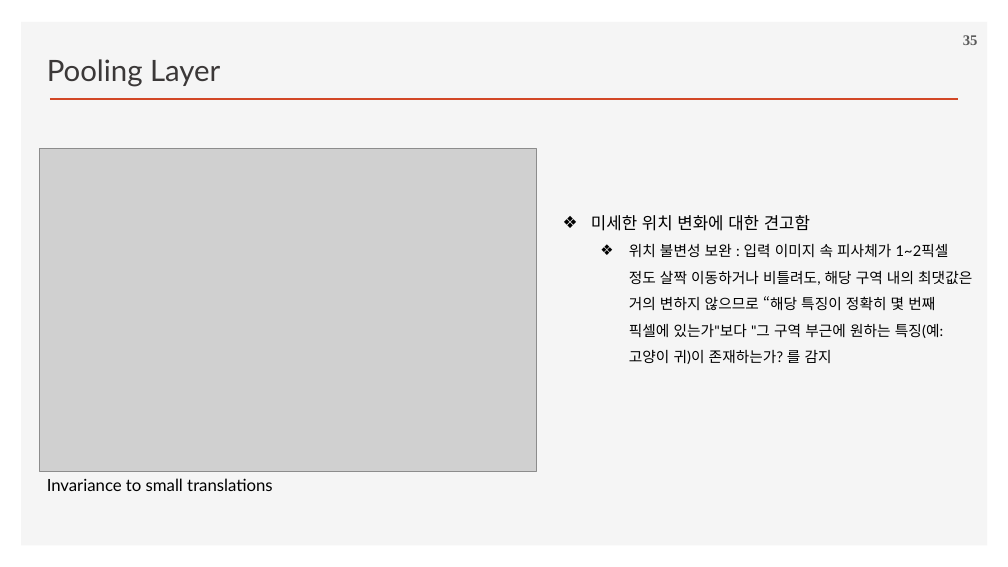
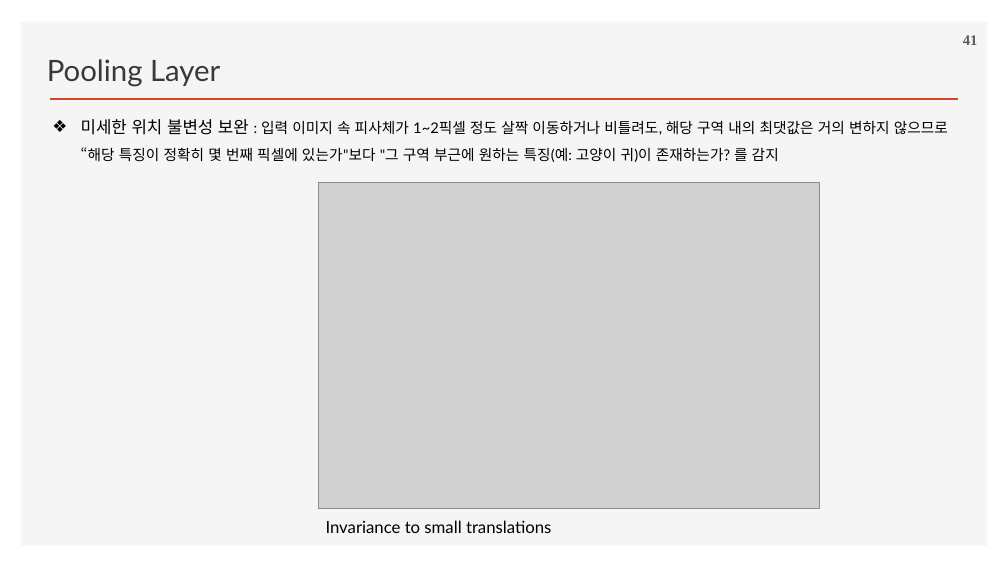
Before and after one commit to ancestor9/2026_Fall_Deep-Learning-with-Python, a slide deck: slide 41 of Chapter 08 Image Classification.pptx (slide 35 before the commit). Drawn at 1008x567 pixels with LibreOffice and Linux fonts; fonts in the diff are those of the drawing; grey boxes stand for pictures; background and template pictures are left out. Boxes give left, top, right and bottom in pixels: in the first picture for what was removed or moved away, otherwise in the second. Text is boxed around its words. In the diff, an @@ line names an element or a change of style, - is before the commit and + after.

```diff
--- a/Chapter 08 Image Classification.pptx
+++ b/Chapter 08 Image Classification.pptx
@@ page number at box(963, 35, 978, 45): text changed @@
-35
+41
@@ text at box(81, 119, 948, 162): text changed @@
-❖ 미세한 위치 변화에 대한 견고함
-  ❖ 위치 불변성 보완 : 입력 이미지 속 피사체가 1~2픽셀 정도 살짝 이동하거나 비틀려도, 해당 구역 내의 최댓값은 거의 변하지 않으므로 “해당 특징이 정확히 몇 번째 픽셀에 있는가"보다 "그 구역 부근에 원하는 특징(예: 고양이 귀)이 존재하는가? 를 감지
+❖ 미세한 위치 불변성 보완 : 입력 이미지 속 피사체가 1~2픽셀 정도 살짝 이동하거나 비틀려도, 해당 구역 내의 최댓값은 거의 변하지 않으므로 “해당 특징이 정확히 몇 번째 픽셀에 있는가"보다 "그 구역 부근에 원하는 특징(예: 고양이 귀)이 존재하는가? 를 감지
@@ picture: place and size @@
-picture at box(39, 148, 537, 471)
+picture at box(318, 183, 820, 508)
@@ text "Invariance to small translations": place and size @@
-text "Invariance to small translations" at box(47, 478, 272, 491)
+text "Invariance to small translations" at box(326, 520, 551, 533)
```
Also in this commit, not shown: 17 other slides changed, 3 slides added.
